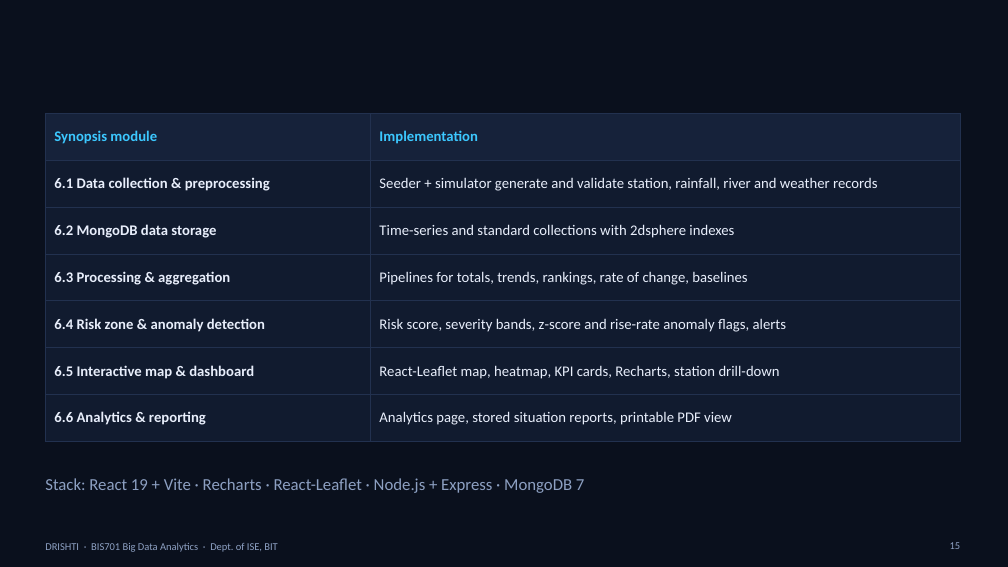
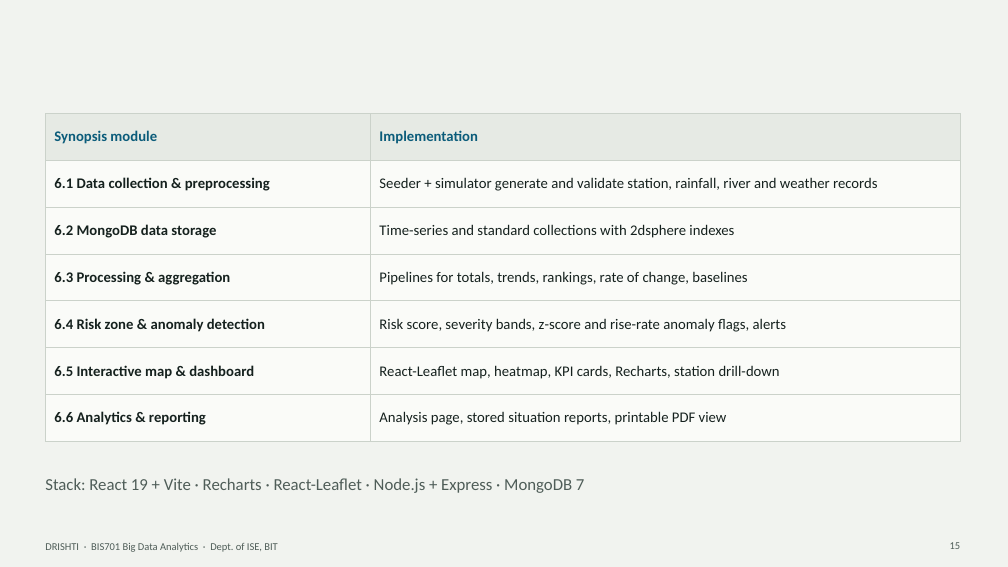
Before and after one commit to mevichitra/drishti-disaster-intelligence, a slide deck: slide 15 of docs/DRISHTI_BDA_Presentation.pptx. Drawn at 1008x567 pixels with LibreOffice and Linux fonts; fonts in the diff are those of the drawing. Boxes give left, top, right and bottom in pixels: in the first picture for what was removed or moved away, otherwise in the second. Text is boxed around its words. In the diff, an @@ line names an element or a change of style, - is before the commit and + after.

Commit message:
Redesign UI on a documented design system (flood-bulletin aesthetic); restyle deck

```diff
--- a/docs/DRISHTI_BDA_Presentation.pptx
+++ b/docs/DRISHTI_BDA_Presentation.pptx
@@ background #0A101D to #F1F3EF @@
@@ table at bbox=[45, 113, 960, 429] @@
-row 7, column 2: Analytics page, stored situation reports, printable PDF view
+row 7, column 2: Analysis page, stored situation reports, printable PDF view
@@ fill #16223A to #E6EAE4 in row 1 @@
@@ fill #111B2F to #FAFBF8 in 12 cells @@
@@ text colour #3CC8FF to #0B5C7A in "Synopsis module", "Implementation" @@
@@ text colour #E8EEFB to #15211E in "6.1 Data collection & preprocessing", "Seeder + simulator generate and validate station, ...", "6.2 MongoDB data storage", "Time-series and standard collections with 2dsphere indexes" and 7 more places @@
@@ borders changed @@
@@ text colour #8DA0C2 to #4F5D58 in 3 elements at bbox=[45, 478, 584, 493], bbox=[950, 542, 961, 549], bbox=[45, 543, 277, 552] @@
```
Also in this commit, not shown: 17 other slides changed, 30 other files.
